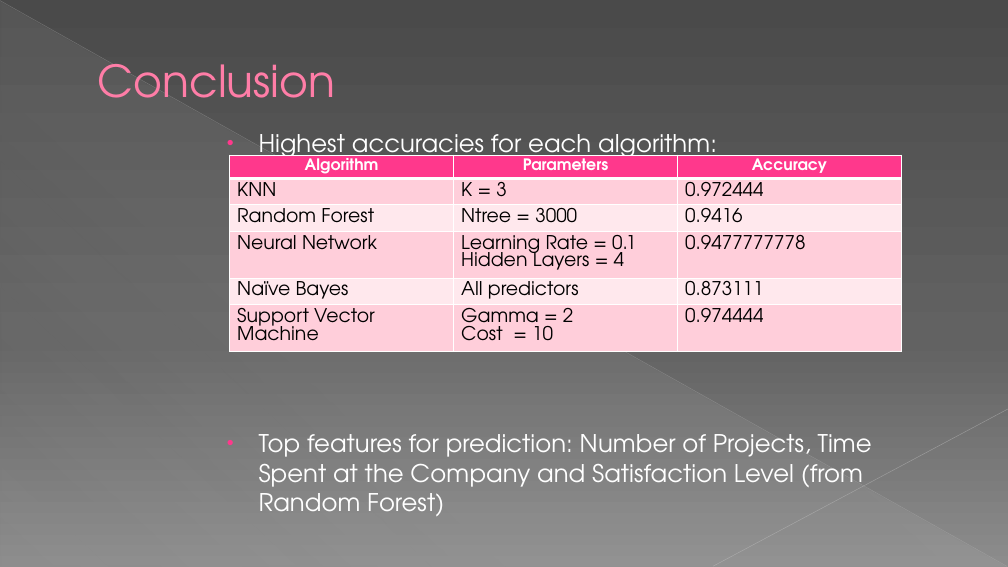
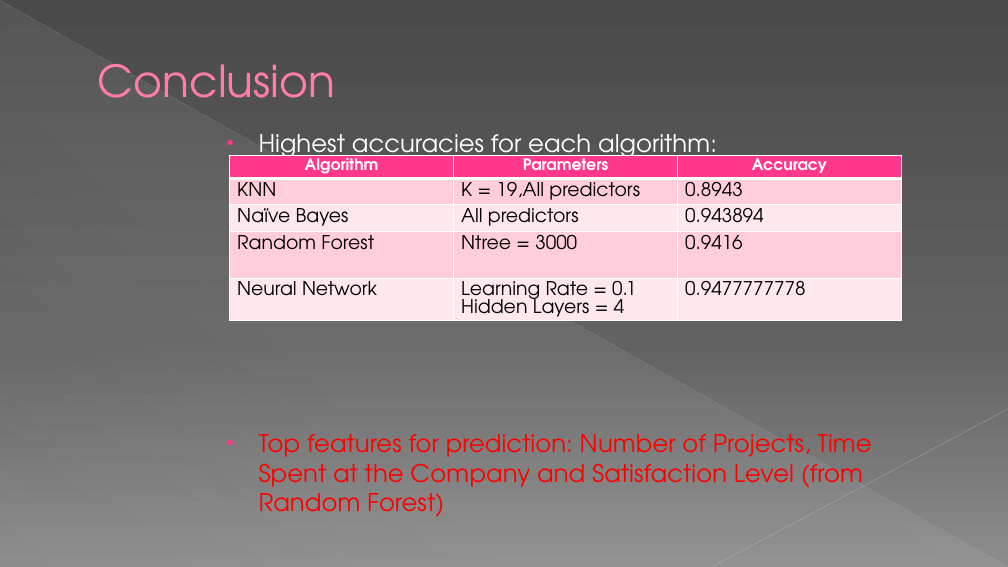
Before and after one commit to dhavalaM/CS513-Project, a slide deck: slide 32 of Presentation_YPS.pptx (slide 31 before the commit). Drawn at 1008x567 pixels with LibreOffice and Linux fonts; fonts in the diff are those of the drawing. Boxes give left, top, right and bottom in pixels: in the first picture for what was removed or moved away, otherwise in the second. Text is boxed around its words. In the diff, an @@ line names an element or a change of style, - is before the commit and + after.

```diff
--- a/Presentation_YPS.pptx
+++ b/Presentation_YPS.pptx
@@ table at [230, 155, 901, 342] @@
-row 2: KNN | K = 3 | 0.972444
+row 2: KNN | K = 19,All predictors | 0.8943
+row 3: Naïve Bayes | All predictors | 0.943894
-row 5: Naïve Bayes | All predictors | 0.873111
-row 6: Support Vector Machine | Gamma = 2 / Cost = 10 | 0.974444
@@ text at [259, 434, 872, 494]: text colour #FFFFFF to #FF0000 in "Top features for prediction: Number of Projects, ..." @@
```
Also in this commit, not shown: 16 other slides changed, 3 slides added, 2 slides removed.
